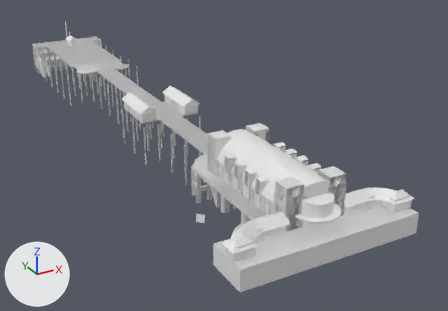
Before and after pictures for a commit that changed the Blender file camera rigs/camera rigs.blend.
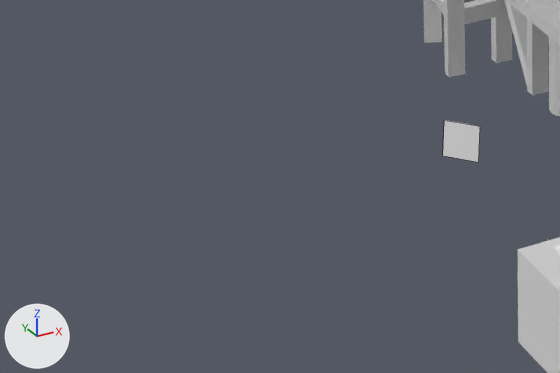
Each version is shown whole from a 50 mm camera at (-77.3, -95.5, 68.8) aimed at (16.0, 74.2, -16.0), then close up on the part from 21% to 50% of the width and 60% to 88% of the height. The lights are fixed; the arrows at lower left show +X, +Y and +Z. The close-ups show mesh edges as thin lines.

Names of what the first close-up shows: 'Everything non rig.006', 'Target rig under pav from se'.
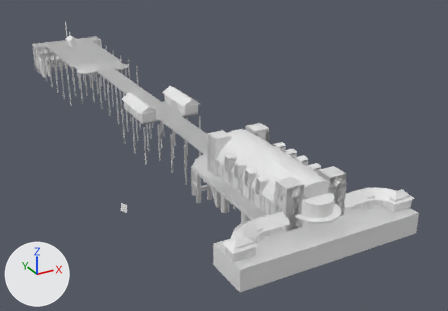
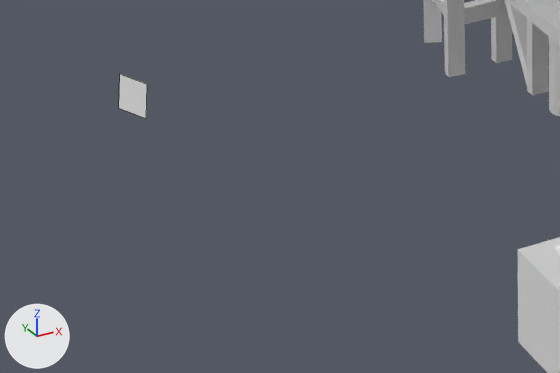
Pixel boxes [x1, y1, x2, y2] of what changed, in the close-ups (560 x 373 px):
'Target rig under pav from se', moved, turned
    before: [443, 120, 480, 162]
    after: [119, 74, 147, 118]

The change in detail:
Object 'Target rig under pav from se' (ob_target_rig_under_pav_from_se) moves from (-23.15, 13.92, 0.0) to (-36.38, 26.77, 0.0).
Object 'Target rig under pav from se' (ob_target_rig_under_pav_from_se) turns from (82, 0, -48) to (83, 0, -64) degrees about x, y and z.
